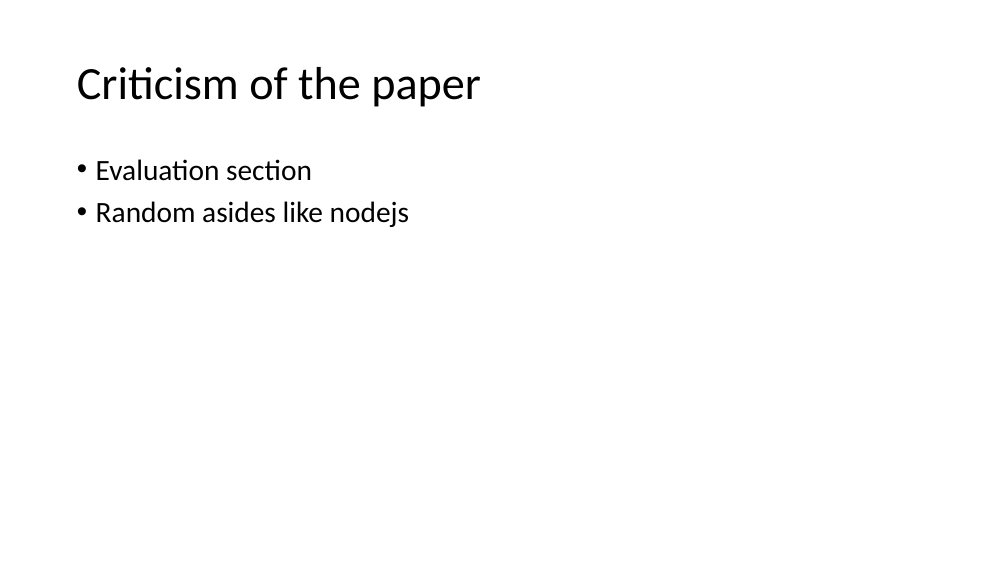
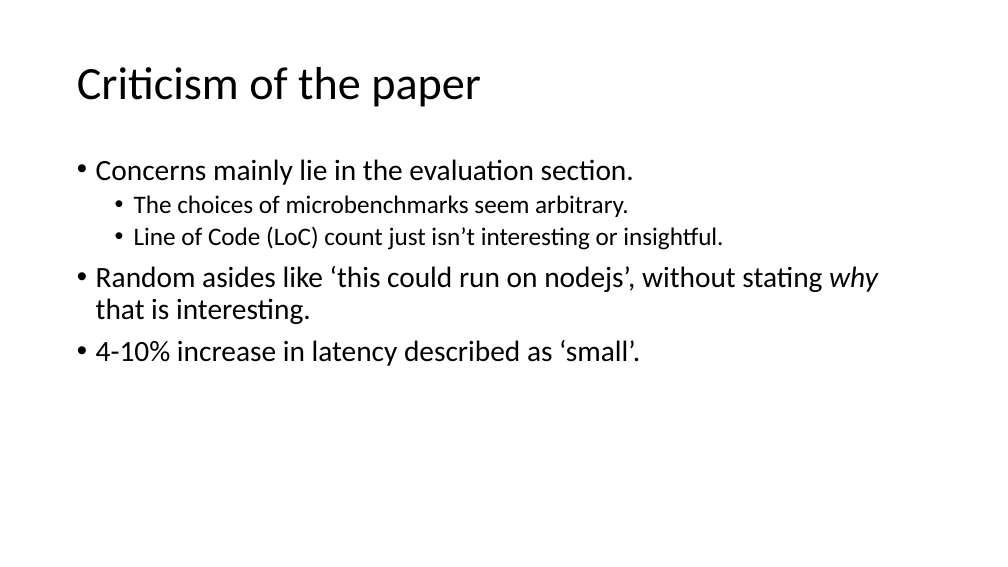
Before and after one commit to moosichu/topics-in-computer-systems, a slide deck: slide 7 of 01_unikernels_presentation.pptx. Drawn at 1008x567 pixels with LibreOffice and Linux fonts; fonts in the diff are those of the drawing. Boxes give left, top, right and bottom in pixels: in the first picture for what was removed or moved away, otherwise in the second. Text is boxed around its words. In the diff, an @@ line names an element or a change of style, - is before the commit and + after.

```diff
--- a/01_unikernels_presentation.pptx
+++ b/01_unikernels_presentation.pptx
@@ text at bbox=[96, 159, 878, 366]: text changed @@
-• Evaluation section
-• Random asides like nodejs
+• Concerns mainly lie in the evaluation section.
+  • The choices of microbenchmarks seem arbitrary.
+  • Line of Code (LoC) count just isn’t interesting or insightful.
+• Random asides like ‘this could run on nodejs’, without stating why that is interesting.
+• 4-10% increase in latency described as ‘small’.
```
Also in this commit, not shown: 8 other slides changed.
